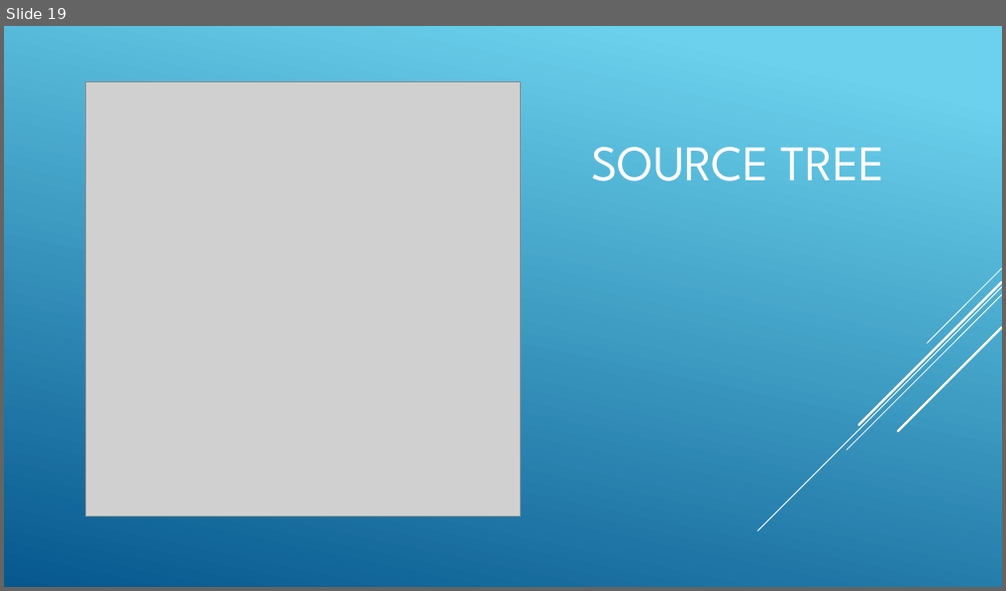
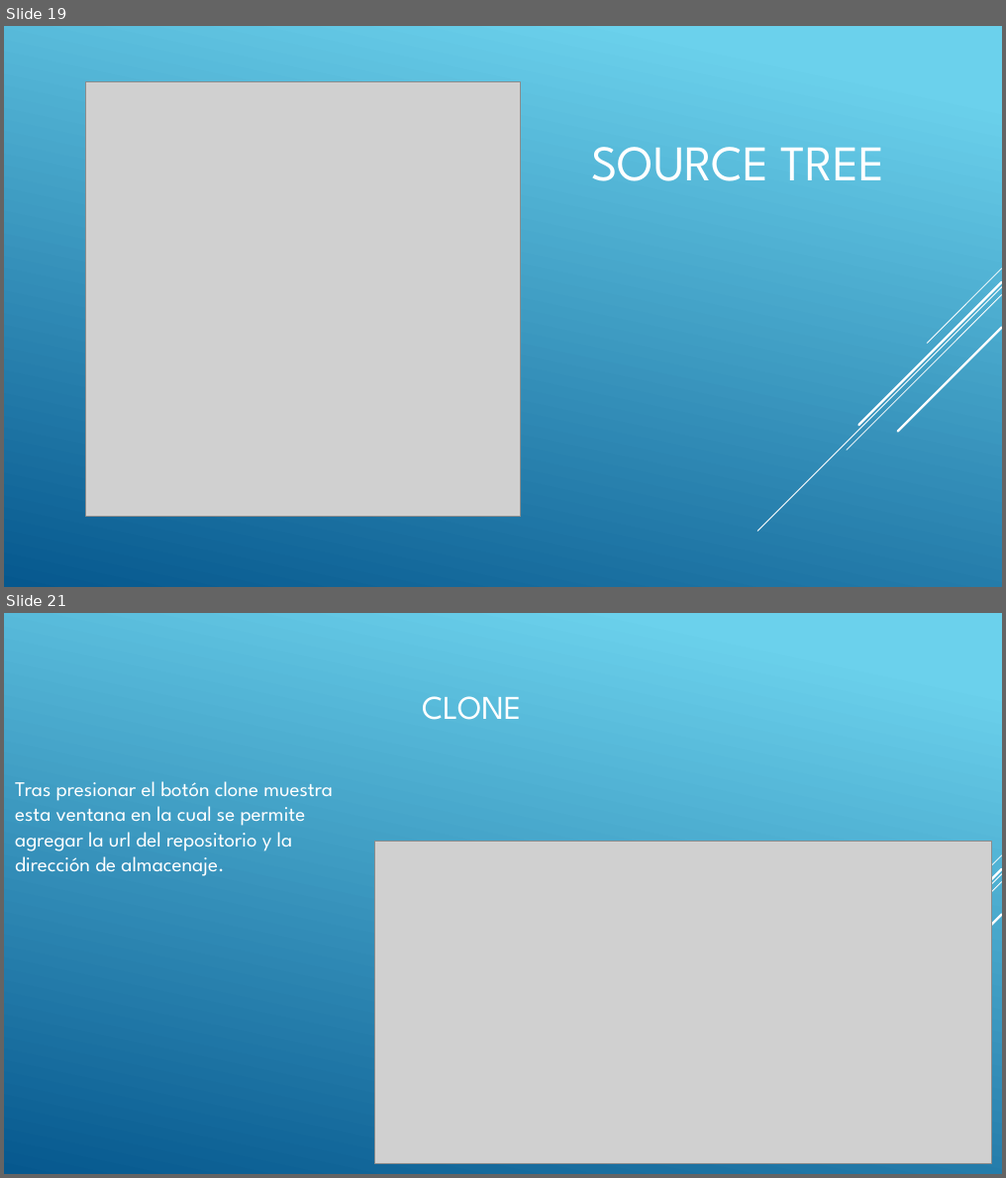
Before and after one commit to jovannyzepeda/qtp, a slide deck: adicionales/presentacion procesos/Capacitación de los procesos via.pptx. Shown one above the other, each under a label of ours: slide 19 before the commit, slides 19 and 21 after it; the slides between them are not shown. The pictures are 1006x591 and 1006x1178 pixels, drawn with LibreOffice and Linux fonts; fonts in the diff are those of the drawing; grey boxes stand for pictures. Boxes give left, top, right and bottom in pixels: in the first picture for what was removed or moved away, otherwise in the second. Text is boxed around its words. In the diff, an @@ line names an element or a change of style, - is before the commit and + after.

```diff
--- a/adicionales/presentacion procesos/Capacitación de los procesos via.pptx
+++ b/adicionales/presentacion procesos/Capacitación de los procesos via.pptx
@@ slide 21 added at [4,613,1002,1174], background gradient #6ED2EB to #06588E; not listed: 5 template elements that a slide beside it also shows @@
@@ title added at [422,696,521,720], 32 pt, text #FFFFFF @@
+CLONE
@@ text added at [15,781,333,876], 20 pt, text #FFFFFF @@
+Tras presionar el botón clone muestra esta ventana en la cual se permite agregar la url del repositorio y la dirección de almacenaje.
@@ picture added at [374,842,992,1164] @@
```
Also in this commit, not shown: 3 other slides added.
